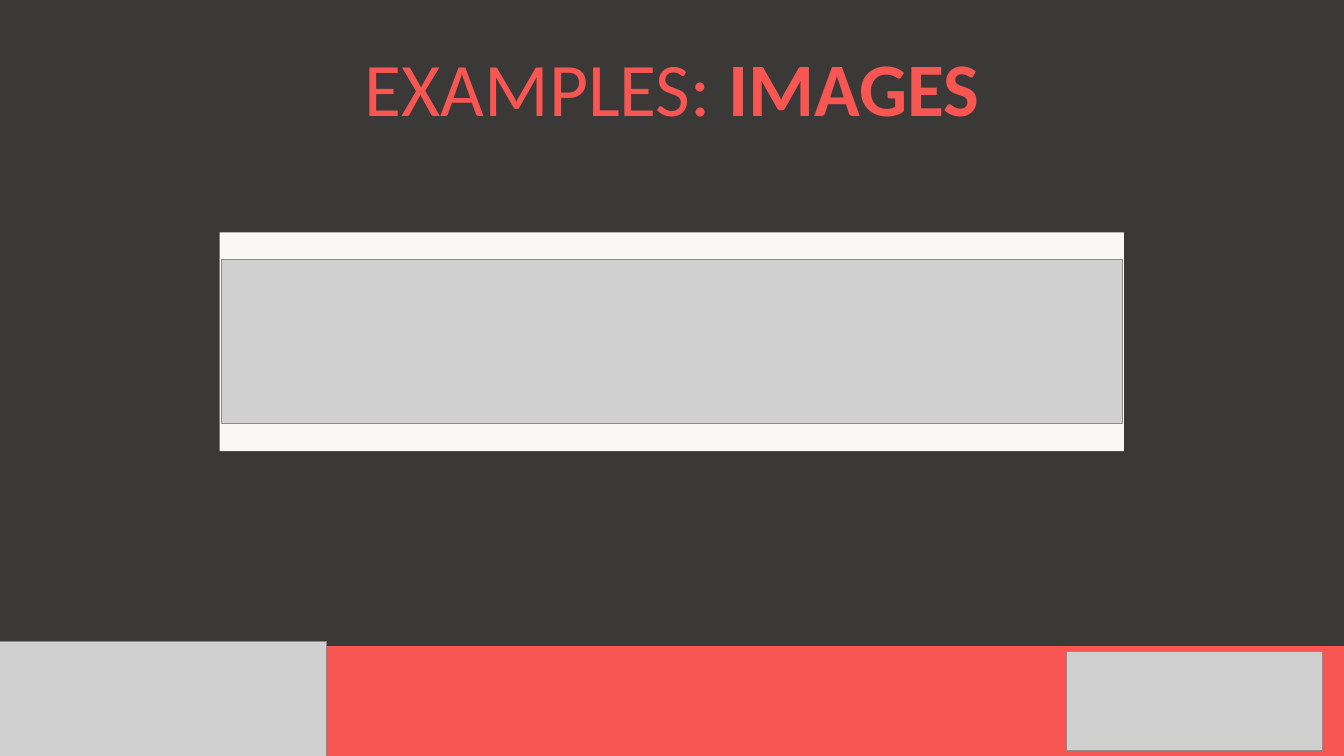
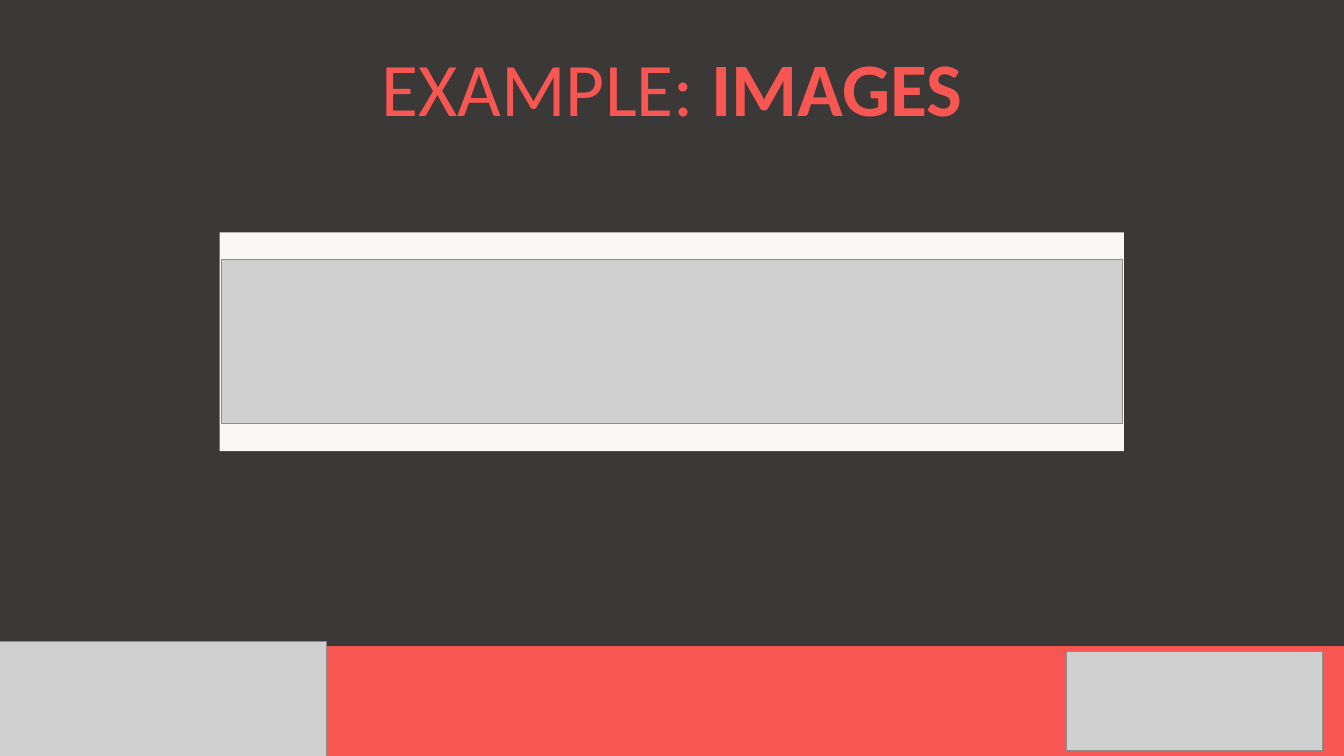
Before and after one commit to mleisegang/GirlCode_2017_HtmlCss, a slide deck: slide 17 of HTML Girl Code.pptx. Drawn at 1344x756 pixels with LibreOffice and Linux fonts; fonts in the diff are those of the drawing; grey boxes stand for pictures. Boxes give left, top, right and bottom in pixels: in the first picture for what was removed or moved away, otherwise in the second. Text is boxed around its words. In the diff, an @@ line names an element or a change of style, - is before the commit and + after.

```diff
--- a/HTML Girl Code.pptx
+++ b/HTML Girl Code.pptx
@@ subtitle at (382,66,962,117): text changed @@
-EXAMPLES: IMAGES
+EXAMPLE: IMAGES
```
Also in this commit, not shown: 12 other slides changed, 3 slides added, 2 slides removed.
